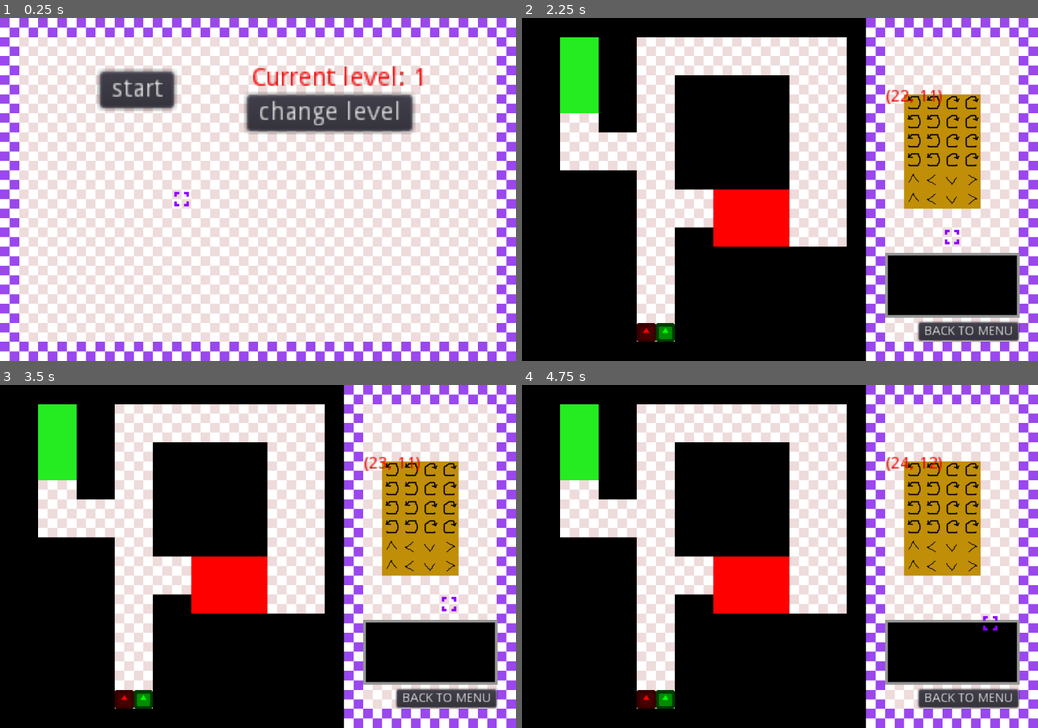
Above: before the commit, frames 1-4 (two rows, left to right).
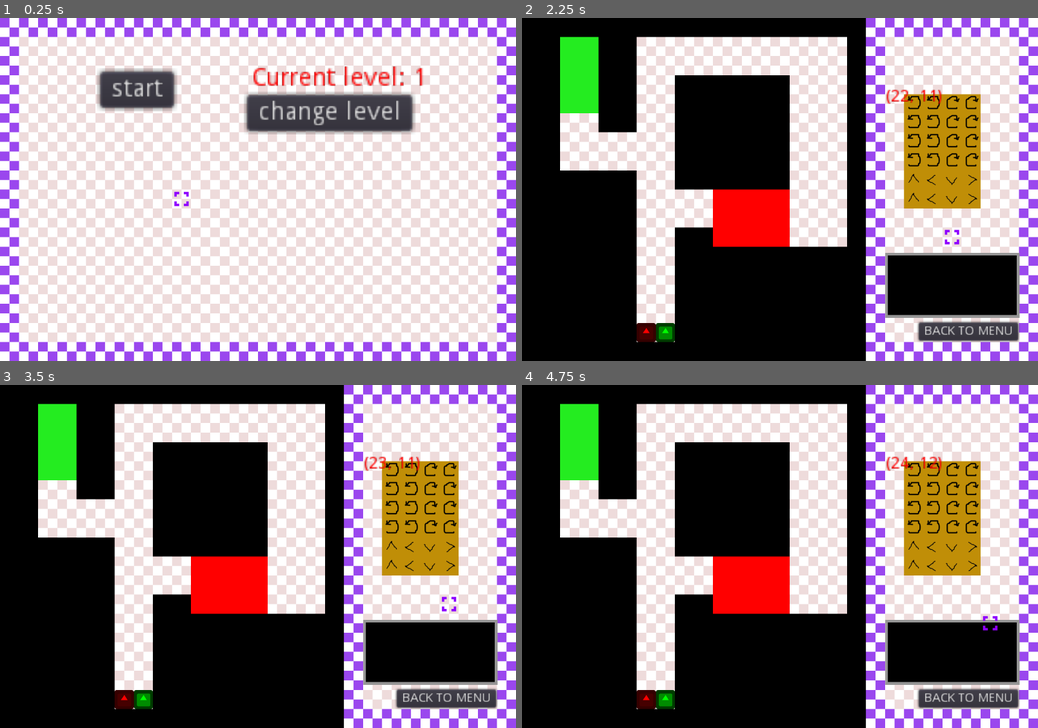
Above: after the commit, the same moments.

Repository: WIT-SCDS-F22-GAME-COOP/Zombie-Game
Game: Godot game, scene res://TSCN/Menu.tscn
Same seed, same stepped clock (60 frames per second), same inputs: the game is played once before the commit and once after it. The engine's default icon, where the game draws it, is replaced by a stand-in: a white triangle on a blue panel in a dark square.
Inputs:
- Up to frame 1 (0.25 s): no input
- Up to frame 2 (2.25 s): click "start" at 0.5 s; click "BACK TO MENU" at 1.25 s; click "start" at 2 s
- Up to frame 3 (3.5 s): hold D (move_right) from 2.78 s (still down); tap Space (select) at 2.85 s
- Up to frame 4 (4.75 s): release D (move_right) at 3.53 s; hold S (move_down) 3.53-4.28 s; tap Space (select) at 3.6, 4.35 s; tap Enter at 4.25 s; hold D (move_right) from 4.28 s (still down)

The runs differ from the first frame. In frame 1, 0.9% of the frame differs, in the area x 0-100%, y 0-100%; in frame 2, 1.3%; in frame 3, 1.3%, in the area x 7-100%, y 0-100%; in frame 4, 1.3%.

Commit message:
Fixed scaling issue

Diff:
--- a/Scripts/Global.gd
+++ b/Scripts/Global.gd
@@ -11,6 +11,7 @@
 # Called when the node enters the scene tree for the first time.
 func _ready():
 	change_level(level_int)
+	OS.set_window_maximized(true)
 
 
 # Called every frame. 'delta' is the elapsed time since the previous frame.
--- a/TSCN/Menu.tscn
+++ b/TSCN/Menu.tscn
@@ -212,7 +212,6 @@
 [node name="Camera2D" type="Camera2D" parent="."]
 offset = Vector2( 864, 576 )
 current = true
-zoom = Vector2( 1.5, 1.5 )
 
 [node name="TileMap" type="TileMap" parent="."]
 z_index = -1
--- a/TSCN/World.tscn
+++ b/TSCN/World.tscn
@@ -295,7 +295,6 @@
 [node name="Camera2D" type="Camera2D" parent="."]
 offset = Vector2( 864, 576 )
 current = true
-zoom = Vector2( 1.5, 1.5 )
 
 [node name="Label" type="Label" parent="."]
 modulate = Color( 1, 0, 0, 1 )
--- a/project.godot
+++ b/project.godot
@@ -25,8 +25,8 @@
 
 [display]
 
-window/size/width=1152
-window/size/height=768
+window/size/width=1728
+window/size/height=1152
 window/vsync/use_vsync=false
 window/stretch/mode="viewport"
 window/stretch/aspect="keep"
